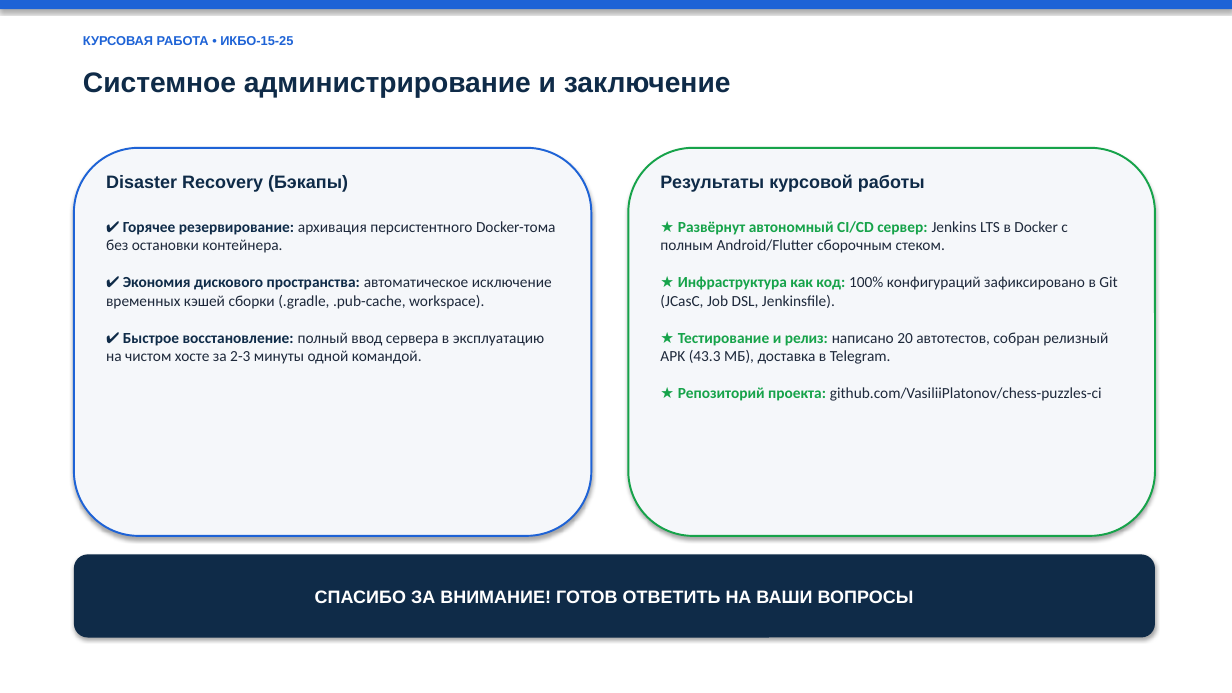
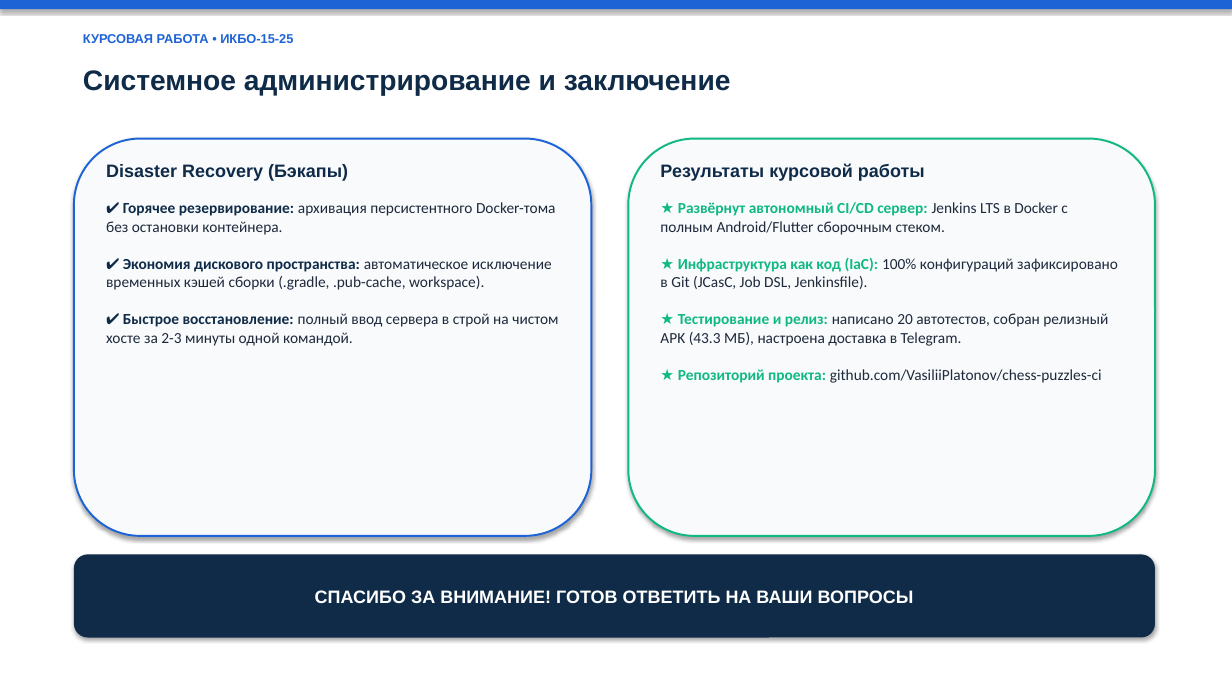
Before and after one commit to VasiliiPlatonov/chess-puzzles-ci, a slide deck: slide 8 of PRESENTATION.pptx. Drawn at 1232x693 pixels with LibreOffice and Linux fonts; fonts in the diff are those of the drawing. Boxes give left, top, right and bottom in pixels: in the first picture for what was removed or moved away, otherwise in the second. Text is boxed around its words. In the diff, an @@ line names an element or a change of style, - is before the commit and + after.

```diff
--- a/PRESENTATION.pptx
+++ b/PRESENTATION.pptx
@@ rounded rectangle: place and size @@
-rounded rectangle at <box>74,148,592,536</box>
+rounded rectangle at <box>74,139,592,536</box>
@@ rounded rectangle at <box>74,139,592,536</box>: fill #F5F7FA to #F8FAFC @@
@@ rounded rectangle: place and size @@
-rounded rectangle at <box>628,148,1155,536</box>
+rounded rectangle at <box>628,139,1155,536</box>
@@ rounded rectangle at <box>628,139,1155,536</box>: fill #F5F7FA to #F8FAFC; outline #16A34A 1.5 pt to #10B981 1.5 pt @@
@@ text "Disaster Recovery (Бэкапы)": place and size @@
-text "Disaster Recovery (Бэкапы)" at <box>106,175,348,192</box>
+text "Disaster Recovery (Бэкапы)" at <box>106,164,348,181</box>
@@ text "Результаты курсовой работы": place and size @@
-text "Результаты курсовой работы" at <box>660,175,925,192</box>
+text "Результаты курсовой работы" at <box>660,163,925,181</box>
@@ text "✔ Горячее резервирование: архивация персистентного ...": place and size @@
-text "✔ Горячее резервирование: архивация персистентного ..." at <box>106,221,556,364</box>
+text "✔ Горячее резервирование: архивация персистентного ..." at <box>106,202,558,346</box>
@@ text "★ Развёрнут автономный CI/CD сервер: ...": place and size @@
-text "★ Развёрнут автономный CI/CD сервер: ..." at <box>660,221,1117,401</box>
+text "★ Развёрнут автономный CI/CD сервер: ..." at <box>660,202,1118,383</box>
@@ text at <box>660,202,1102,383</box>: text colour #16A34A to #10B981 in "★ Развёрнут автономный CI/CD сервер:", "★ Репозиторий проекта:" @@
@@ text at <box>660,257,1118,346</box>: text changed @@
-★ Инфраструктура как код: 100% конфигураций зафиксировано в Git (JCasC, Job DSL, Jenkinsfile).
-★ Тестирование и релиз: написано 20 автотестов, собран релизный APK (43.3 МБ), доставка в Telegram.
+★ Инфраструктура как код (IaC): 100% конфигураций зафиксировано в Git (JCasC, Job DSL, Jenkinsfile).
+★ Тестирование и релиз: написано 20 автотестов, собран релизный APK (43.3 МБ), настроена доставка в Telegram.
@@ text at <box>106,313,558,346</box>: text changed @@
-✔ Быстрое восстановление: полный ввод сервера в эксплуатацию на чистом хосте за 2-3 минуты одной командой.
+✔ Быстрое восстановление: полный ввод сервера в строй на чистом хосте за 2-3 минуты одной командой.
```
Also in this commit, not shown: 7 other slides changed, 1 other file.
